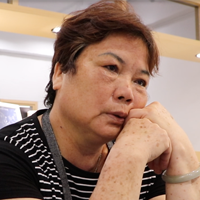
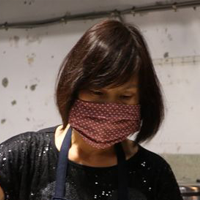
Comparing the layer stacks of the two 200x200 images. Changes:
added layer "圖層 3" above "圖層 2" over [0, 0, 200, 200]
